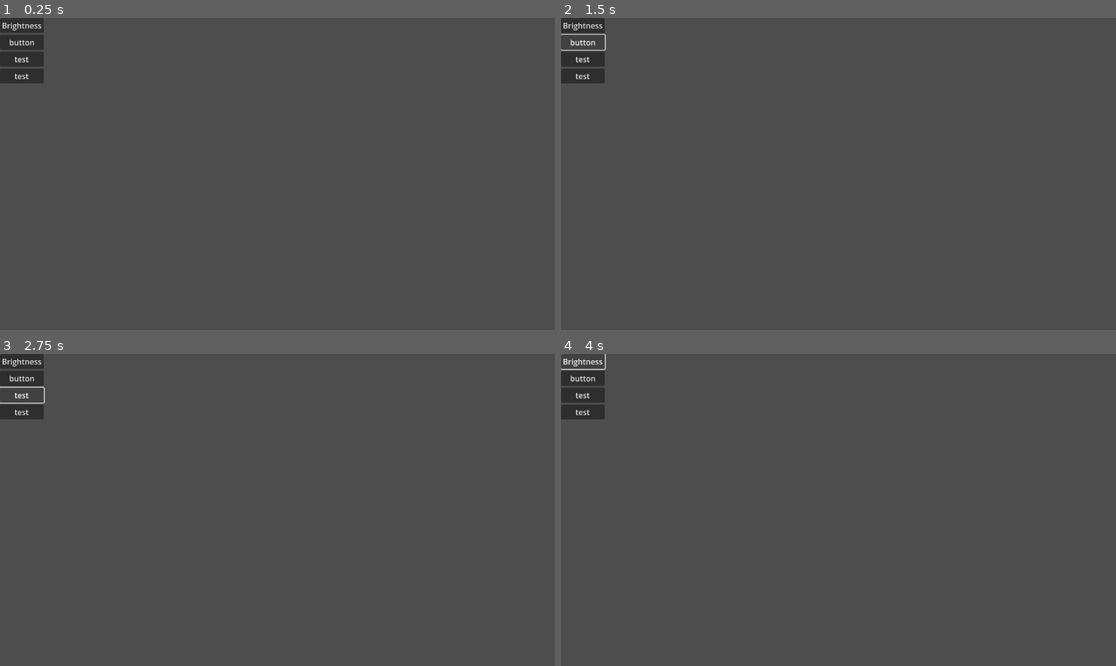
Above: before the commit, frames 1-4 (two rows, left to right).
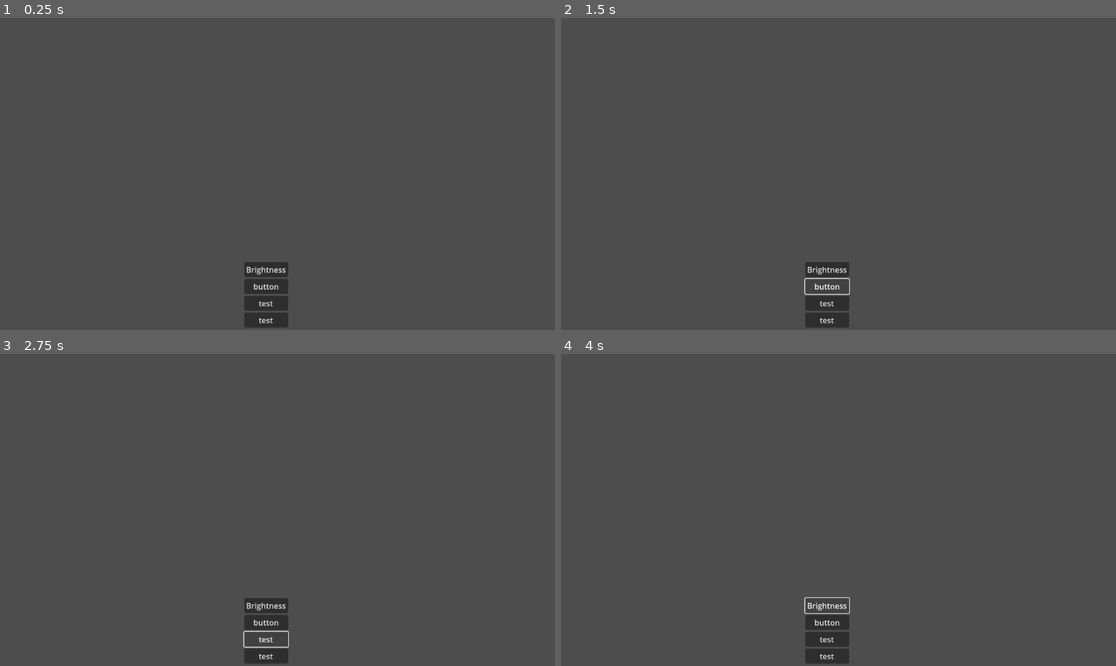
Above: after the commit, the same moments.

Repository: Blckoutz/GodotStuff
Game: Godot game, scene res://scenes/menus/options_menu.tscn
The game is run twice, just before and just after one commit, with the same random seed, the same clock (stepped at 60 frames per second) and the same inputs. This scene is started directly instead of the project's main scene.
Inputs:
- Up to frame 1 (0.25 s): no input
- Up to frame 2 (1.5 s): click "Brightness" at 0.5 s; click "button" at 1.25 s
- Up to frame 3 (2.75 s): click "test" at 2 s
- Up to frame 4 (4 s): click "test" at 2.75 s; click "Brightness" at 3.5 s

The runs differ from the first frame. In frame 1, 2.8% of the frame differs, in the area x 0-52%, y 0-100%; in frame 2, 2.3%; in frame 3, 2.3%; in frame 4, 2.4%.

Commit message:
devlog and new items created from import stuff
disregard import files, don't know why they got auto created

Diff:
--- a/2d_horror/scenes/menus/options_menu.tscn
+++ b/2d_horror/scenes/menus/options_menu.tscn
@@ -2,14 +2,24 @@
 
 [node name="OptionsMenu" type="Control"]
 layout_mode = 3
-anchors_preset = 0
-offset_right = 40.0
-offset_bottom = 40.0
+anchor_right = 0.035
+anchor_bottom = 0.062
+offset_right = -0.32
+offset_bottom = -0.176003
 
 [node name="VBoxContainer" type="VBoxContainer" parent="."]
-layout_mode = 0
-offset_right = 40.0
-offset_bottom = 40.0
+layout_mode = 1
+anchors_preset = 7
+anchor_left = 0.5
+anchor_top = 1.0
+anchor_right = 0.5
+anchor_bottom = 1.0
+offset_left = 487.0
+offset_top = 467.0
+offset_right = 578.0
+offset_bottom = 603.0
+grow_horizontal = 2
+grow_vertical = 0
 
 [node name="Brightness" type="Button" parent="VBoxContainer"]
 layout_mode = 2
--- a/2d_horror/scripts/menu.gd
+++ b/2d_horror/scripts/menu.gd
@@ -16,8 +16,7 @@
 
 
 func _on_options_pressed() -> void:
-	var options = load("res://scenes/menus/options_menu.tscn").instance() #fix this, no longer a proper function call
-	get_tree().current_scene.add_child(options)
+	get_tree().change_scene("res://scenes/menus/options_menu.tscn")
 
 
 func _on_quit_pressed() -> void:
Not shown, added: 2d_horror/paperproto/camera.png.import
Not shown, added: 2d_horror/paperproto/enemyMove.png.import
Not shown, added: 2d_horror/paperproto/flashlight.png.import
Not shown, added: 2d_horror/paperproto/hidingSpots.png.import
Not shown, added: 2d_horror/paperproto/hidingSpots2.png.import
Not shown, added: 2d_horror/paperproto/lockedDoors.png.import
Not shown, added: 2d_horror/paperproto/mainmenu.png.import
Not shown, added: 2d_horror/devlog.md
